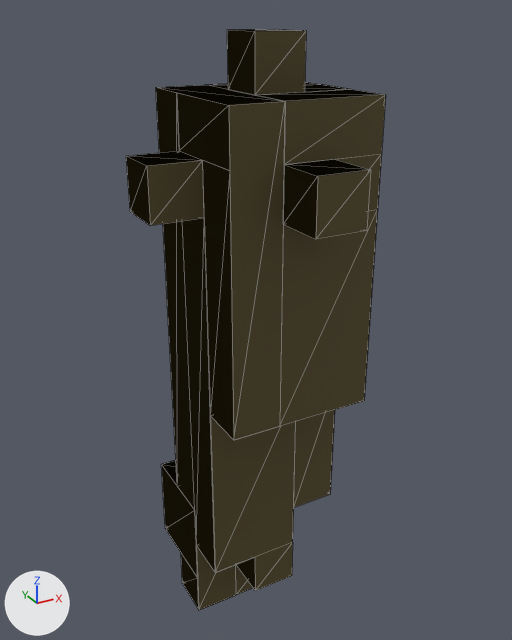
The glTF model sprite_to_3d/actor_assets/hero/base_knee_r.gltf: old version first, new version second.
Both versions are drawn from a 50 mm camera at (-4.03, -14.01, 14.34) aimed at (2.52, -2.1, 8.39). Arrows for +X, +Y and +Z are at lower left; the lights stay in place. The first picture is the older version. Mesh edges are drawn as thin lines. Vertices at exactly the same position are counted once.

Before the edit, the objects in view are built like this:
```python
me_mesh_0 = bpy.data.meshes.new('Mesh_0')
me_mesh_0.from_pydata(...)  # 93 vertices, 142 faces; spans x 0.0..4.0, y -5.0..0.0, z 0.0..14.0
me_mesh_0.materials.append(mat_standard)  # picture img_palette_texture_png
ob_mesh_0 = bpy.data.objects.new('Mesh_0', me_mesh_0)
ob_mesh_0.location = (0.0, 0.0, 0.0)
```
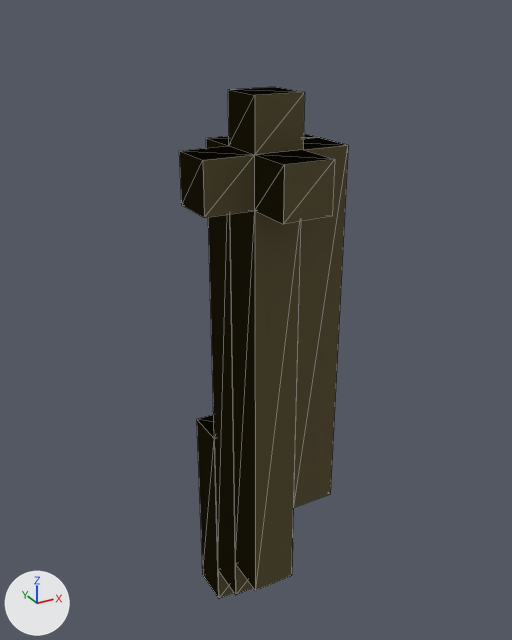
The newer file is also turned or shifted as a whole; pictures and numbers use the older file's frame.

The change in detail:
me_mesh_0 is used by ob_mesh_0; location (0.0, 0.0, 0.0).
me_mesh_0 had 93 vertices, 142 faces and spanned x 0.0..4.0, y -5.0..0.0, z 0.0..14.0.
me_mesh_0 now has 58 vertices, 96 faces and spans x 1.0..4.0, y -4.0..0.0, z 0.0..13.0.
Part 1, on me_mesh_0:
45 vertices are removed from x 0.0..4.0, y -5.0..0.0, z 1.0..14.0.
97 faces are deleted.
1 vertex moves from x 4.0, y -1.0, z 13.0 to x 4.0, y -1.0, z 12.0.
10 vertices are added at x 2.0..4.0, y -3.0..-1.0, z 11.0..12.0.
51 new faces join them.

Boxes (x1, y1, x2, y2) around the edits, measured in the pictures (512 x 640 px):
'Mesh_0', reshaped (35% narrower, 12% shorter): before (126, 29, 386, 610); after (179, 87, 348, 599)
part 1 of me_mesh_0, cut back: before (126, 29, 386, 610); after (179, 87, 348, 598)
